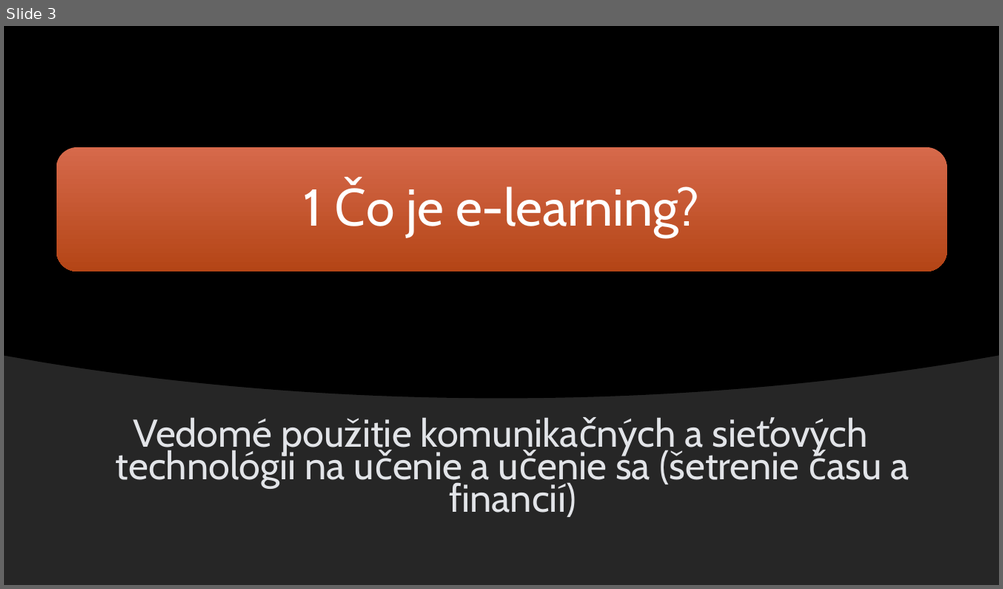
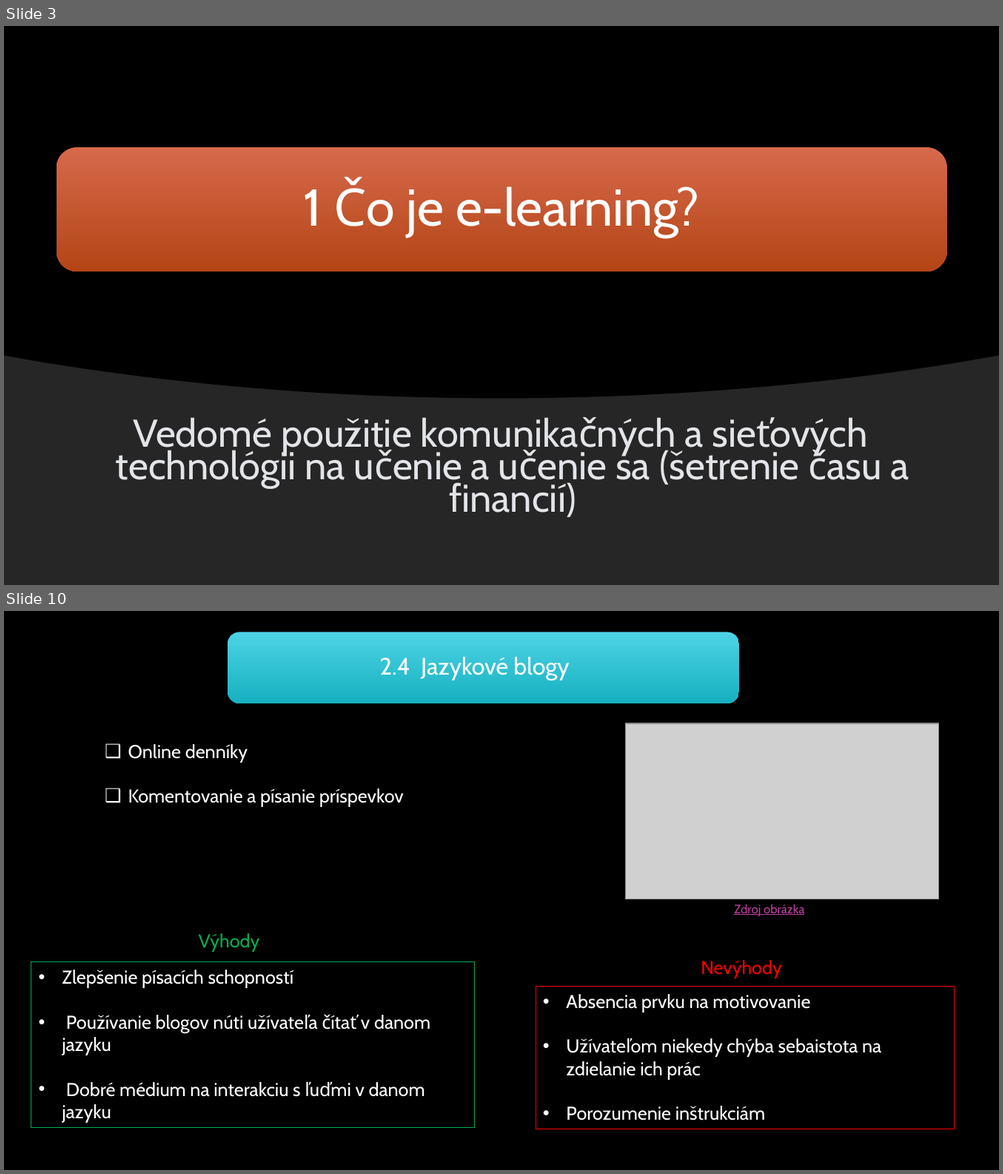
Before and after one commit to RichardSzarka/Semestralna_praca_MIP, a slide deck: Prezentacia_clanok.pptx. Shown one above the other, each under a label of ours: slide 3 before the commit, slides 3 and 10 after it; the slides between them are not shown. The pictures are 1003x589 and 1003x1174 pixels, drawn with LibreOffice and Linux fonts; fonts in the diff are those of the drawing; grey boxes stand for pictures; background and template pictures are left out. Boxes give left, top, right and bottom in pixels: in the first picture for what was removed or moved away, otherwise in the second. Text is boxed around its words. In the diff, an @@ line names an element or a change of style, - is before the commit and + after.

Commit message:
dorabanie prezentacie hello talk, tandem,blogy

```diff
--- a/Prezentacia_clanok.pptx
+++ b/Prezentacia_clanok.pptx
@@ slide 10 added at [4, 611, 999, 1170], background picture (left out) @@
@@ rounded rectangle added at [227, 632, 739, 703], fill gradient #4DD4E5 to #18B2C2 @@
@@ text added at [379, 657, 569, 681], 23 pt, text #FFFFFF @@
+2.4 Jazykové blogy
@@ picture added at [626, 723, 939, 900] @@
@@ text added at [128, 744, 404, 807], 18 pt, text #FFFFFF @@
+❑ Online denníky
+❑ Komentovanie a písanie príspevkov
@@ text added at [734, 904, 804, 917], 12 pt, text #BF3FA3, underline @@
+Zdroj obrázka
@@ text added at [199, 934, 260, 952], 18 pt, text #00B050 @@
+Výhody
@@ rectangle added at [31, 963, 475, 1128], outline #00B050 0.75 pt, 18 pt, text #FFFFFF @@
+• Zlepšenie písacích schopností
+• Používanie blogov núti užívateľa čítať v danom jazyku
+• Dobré médium na interakciu s ľuďmi v danom jazyku
@@ text added at [700, 960, 781, 979], 18 pt, text #FF0000 @@
+Nevýhody
@@ rectangle added at [535, 986, 954, 1130], outline #FF0000 0.75 pt, 18 pt, text #FFFFFF @@
+• Absencia prvku na motivovanie
+• Užívateľom niekedy chýba sebaistota na zdielanie ich prác
+• Porozumenie inštrukciám
```
Also in this commit, not shown: 7 slides changed, 1 other slide added, 1 slide removed.
